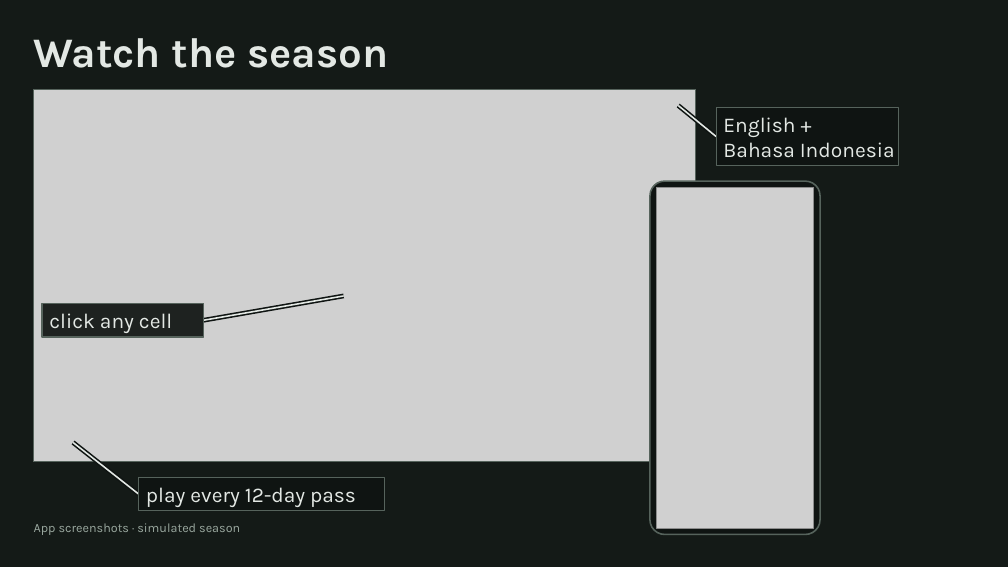
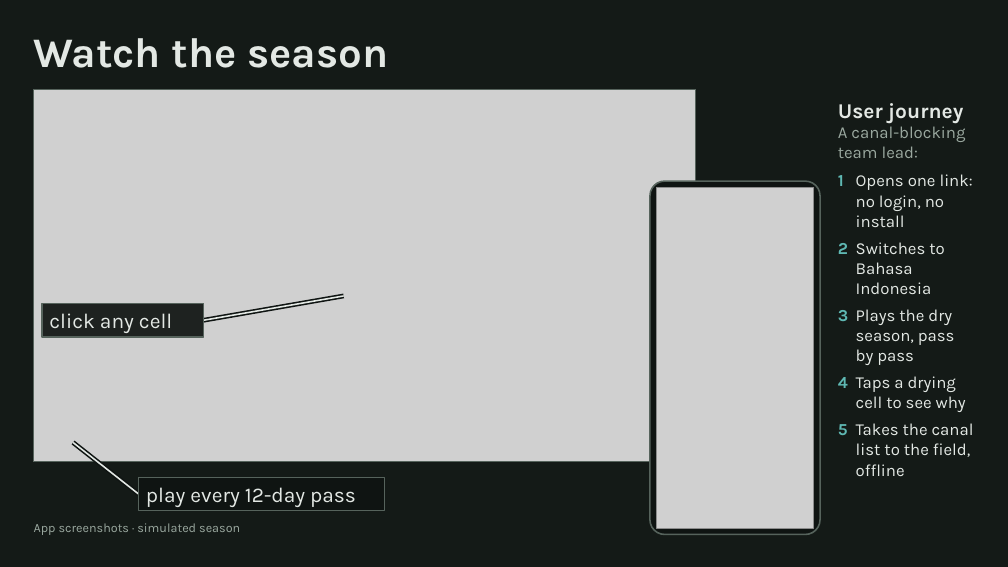
Before and after one commit to gothitbytrucksotruckman/NapasGambut, a slide deck: slide 5 of Napas_Gambut_deck.pptx. Drawn at 1008x567 pixels with LibreOffice and Linux fonts; fonts in the diff are those of the drawing; grey boxes stand for pictures. Boxes give left, top, right and bottom in pixels: in the first picture for what was removed or moved away, otherwise in the second. Text is boxed around its words. In the diff, an @@ line names an element or a change of style, - is before the commit and + after.

```diff
--- a/Napas_Gambut_deck.pptx
+++ b/Napas_Gambut_deck.pptx
@@ line removed from (678, 106) to (716, 137) @@
@@ line removed from (678, 106) to (716, 137) @@
@@ rectangle removed at (716,107,899,166) @@
@@ text removed at (723,117,895,158) @@
-English +
-Bahasa Indonesia
@@ text added at (838,103,963,124), 20 pt, text #E3E8E4, bold @@
+User journey
@@ text added at (838,123,965,158), 16 pt, text #9AA89F @@
+A canal-blocking team lead:
@@ text added at (838,175,844,186), 16 pt, text #5FB8B3, bold @@
+1
@@ text added at (856,174,973,227), 16 pt, text #E3E8E4 @@
+Opens one link: no login, no install
@@ text added at (838,243,848,254), 16 pt, text #5FB8B3, bold @@
+2
@@ text added at (856,242,944,294), 16 pt, text #E3E8E4 @@
+Switches to Bahasa Indonesia
@@ text added at (838,310,848,321), 16 pt, text #5FB8B3, bold @@
+3
@@ text added at (856,309,955,365), 16 pt, text #E3E8E4 @@
+Plays the dry season, pass by pass
@@ text added at (838,377,848,388), 16 pt, text #5FB8B3, bold @@
+4
@@ text added at (856,376,966,412), 16 pt, text #E3E8E4 @@
+Taps a drying cell to see why
@@ text added at (838,424,848,435), 16 pt, text #5FB8B3, bold @@
+5
@@ text added at (856,423,974,476), 16 pt, text #E3E8E4 @@
+Takes the canal list to the field, offline
```
Also in this commit, not shown: 3 other slides changed, 1 other file.
